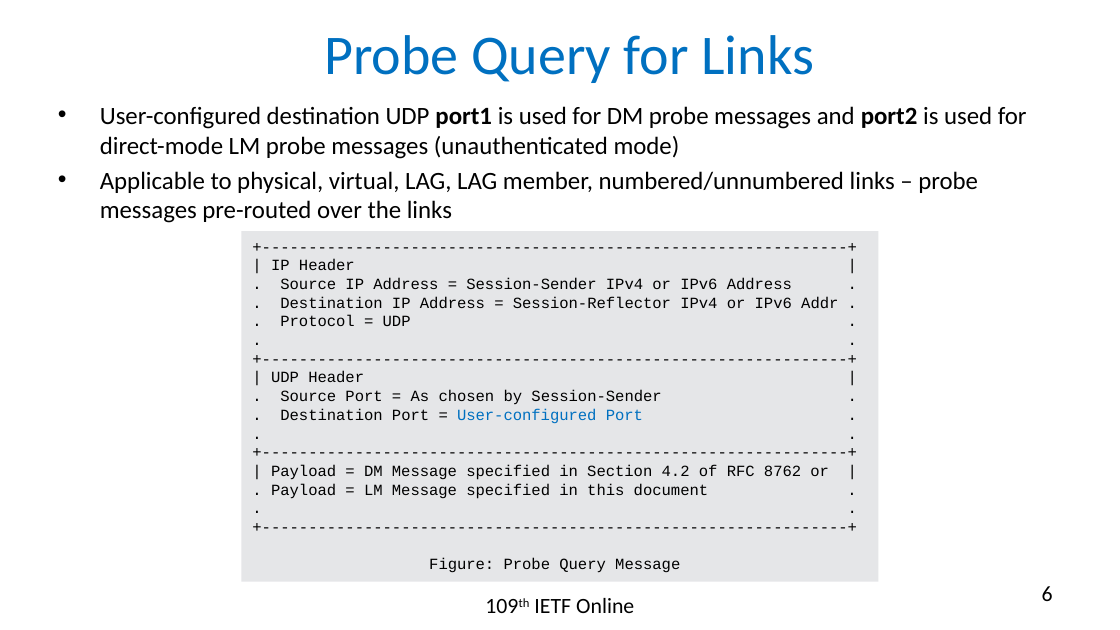
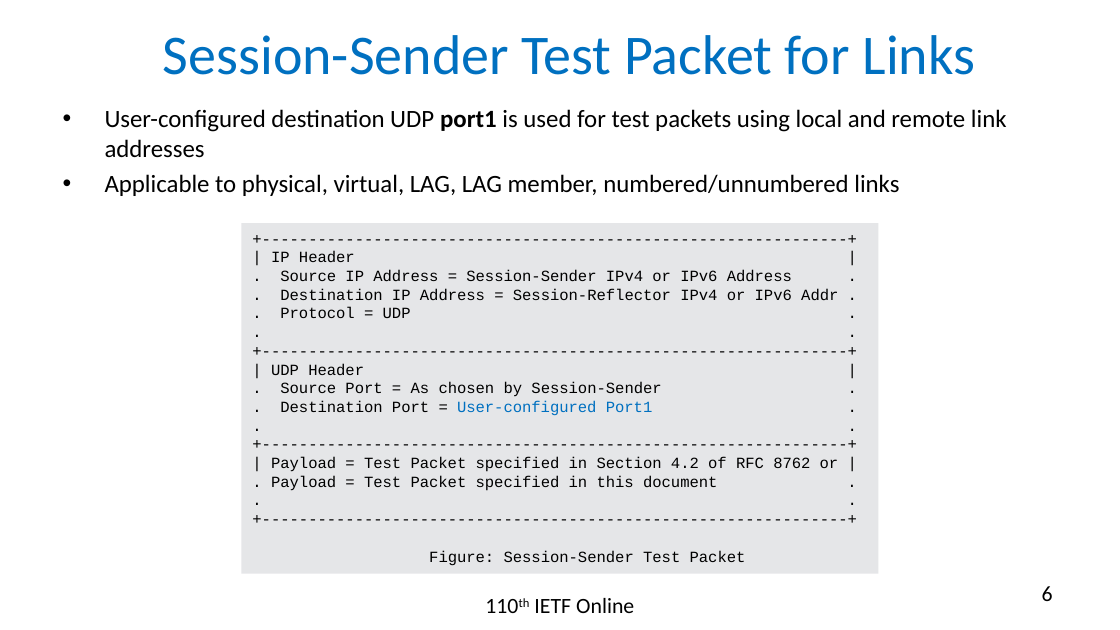
Before and after one commit to rakgandhi/ietf-slides, a slide deck: slide 6 of draft-gandhi-spring-stamp-srpm-04.pptx. Drawn at 1120x630 pixels with LibreOffice and Linux fonts; fonts in the diff are those of the drawing. Boxes give left, top, right and bottom in pixels: in the first picture for what was removed or moved away, otherwise in the second. Text is boxed around its words. In the diff, an @@ line names an element or a change of style, - is before the commit and + after.

```diff
--- a/draft-gandhi-spring-stamp-srpm-04.pptx
+++ b/draft-gandhi-spring-stamp-srpm-04.pptx
@@ title at (163, 35, 976, 75): text changed @@
-Probe Query for Links
+Session-Sender Test Packet for Links
@@ text at (105, 109, 1007, 196): text changed @@
-• User-configured destination UDP port1 is used for DM probe messages and port2 is used for direct-mode LM probe messages (unauthenticated mode)
-• Applicable to physical, virtual, LAG, LAG member, numbered/unnumbered links – probe messages pre-routed over the links
+• User-configured destination UDP port1 is used for test packets using local and remote link addresses
+• Applicable to physical, virtual, LAG, LAG member, numbered/unnumbered links
@@ rectangle "+----------------------------------------------------------- ...": place and size @@
-rectangle "+----------------------------------------------------------- ..." at (242, 231, 879, 581)
+rectangle "+----------------------------------------------------------- ..." at (242, 223, 879, 573)
@@ text in rectangle at (280, 400, 653, 416): text changed @@
-. Destination Port = User-configured Port .
+. Destination Port = User-configured Port1 .
@@ text in rectangle at (271, 457, 839, 491): text changed @@
-| Payload = DM Message specified in Section 4.2 of RFC 8762 or |
-. Payload = LM Message specified in this document .
+| Payload = Test Packet specified in Section 4.2 of RFC 8762 or |
+. Payload = Test Packet specified in this document .
@@ text in rectangle at (429, 550, 746, 566): text changed @@
-Figure: Probe Query Message
+Figure: Session-Sender Test Packet
```
Also in this commit, not shown: 12 other slides changed, 3 other files.
